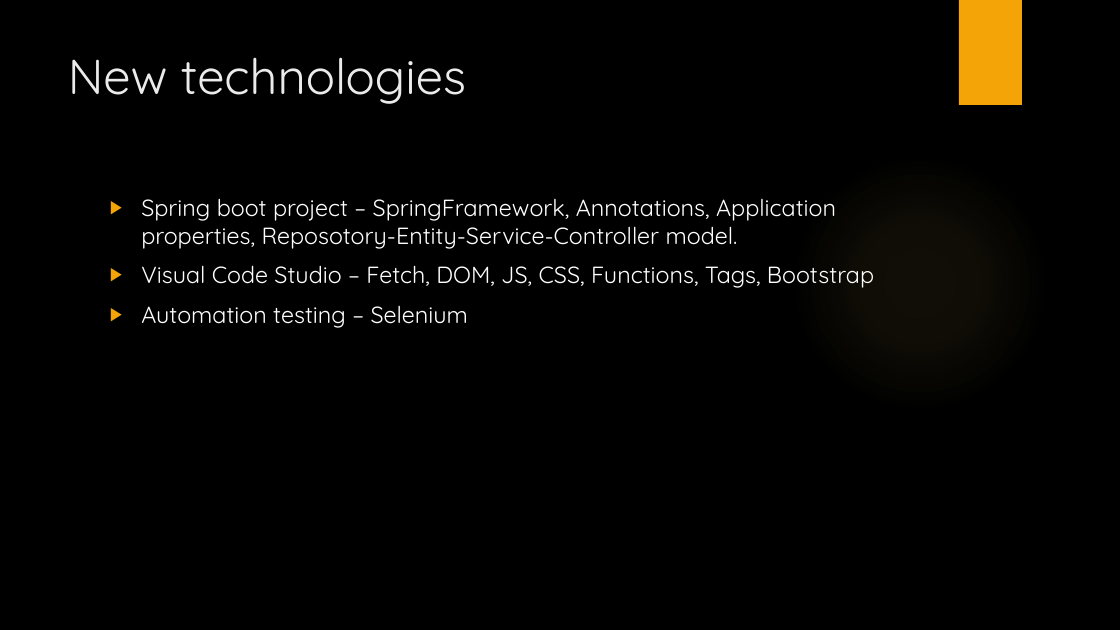
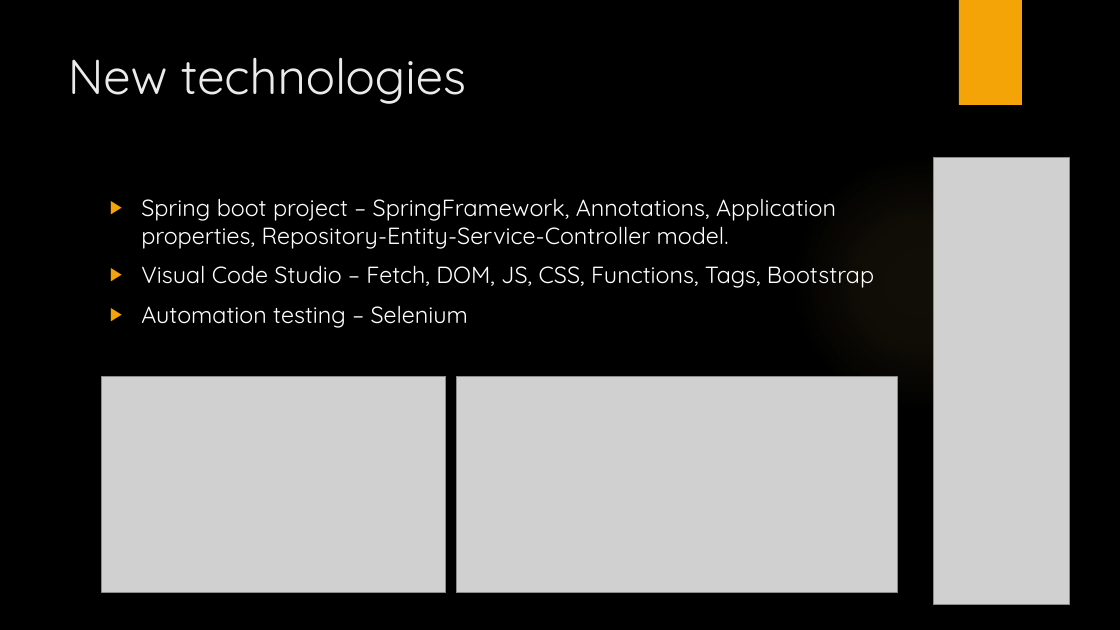
Before and after one commit to Imran-Subhan/Hobby-Project, a slide deck: slide 11 of Hobby-Project-presentation.pptx. Drawn at 1120x630 pixels with LibreOffice and Linux fonts; fonts in the diff are those of the drawing; grey boxes stand for pictures; background and template pictures are left out. Boxes give left, top, right and bottom in pixels: in the first picture for what was removed or moved away, otherwise in the second. Text is boxed around its words. In the diff, an @@ line names an element or a change of style, - is before the commit and + after.

Commit message:
presentation done

```diff
--- a/Hobby-Project-presentation.pptx
+++ b/Hobby-Project-presentation.pptx
@@ picture added at box(933, 158, 1069, 605) @@
@@ text at box(141, 199, 836, 249): text changed @@
-▶ Spring boot project – SpringFramework, Annotations, Application properties, Reposotory-Entity-Service-Controller model.
+▶ Spring boot project – SpringFramework, Annotations, Application properties, Repository-Entity-Service-Controller model.
@@ picture added at box(102, 376, 446, 592) @@
@@ picture added at box(456, 376, 897, 592) @@
```
Also in this commit, not shown: 1 other slide changed, 3 slides added, 2 slides removed.
